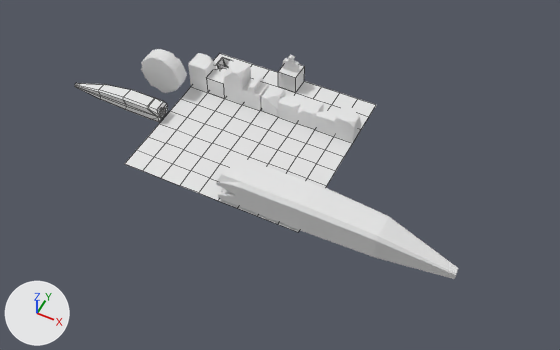
The Blender file Assets/Meshs/CrossyMineMeshs.blend as it was, and as the next commit left it.
Rendered twice from a 50 mm camera at (26.0, -54.5, 53.4) aimed at (4.4, -11.4, -0.4). The axes (+X, +Y, +Z) are drawn at lower left. The lights are the same throughout. Mesh edges are drawn as thin lines on the coarser meshes.

Script lines for the objects in view, before the commit:
```python
me_cube_008 = bpy.data.meshes.new('Cube.008')
me_cube_008.from_pydata(...)  # 140 vertices, 147 faces; spans x -18.6..3.0, y -1.7..1.7, z -1.8..1.6
me_cube_010 = bpy.data.meshes.new('Cube.010')
me_cube_010.from_pydata(...)  # 100 vertices, 81 faces; spans x -9.0..9.0, y -17.0..1.0, z 0.0
me_cube_012 = bpy.data.meshes.new('Cube.012')
me_cube_012.from_pydata(...)  # 47 vertices, 31 faces; spans x -1.0..1.0, y -1.0..1.01, z -1.0..1.76
ob_field = bpy.data.objects.new('Field', me_cube_010)
ob_field.location = (0.0, 0.0, 0.0)
ob_huge_monster_1 = bpy.data.objects.new('Huge Monster 1', me_cube_008)
ob_huge_monster_1.location = (3.98, -15.32, 1.81)
ob_huge_monster_1.rotation_euler = (0.0, 0.0, 3.142)  # degrees (0, 0, 180)
ob_one_square_001 = bpy.data.objects.new('One square.001', me_cube_012)
ob_one_square_001.location = (-2.0, -4.0, 1.0)
ob_one_square_001.scale = (1.0, 0.996, 1.0)
# also in view: 'One square.006' at (-4.0, -4.0, 1.9); 'One square.004' at (0.0, -4.0, 1.0); 'One square.003' at (-6.0, -4.0, 1.0); 'One square.002' at (-8.0, -4.0, 1.5); 'One square.008' at (4.0, -4.0, 1.0)
```
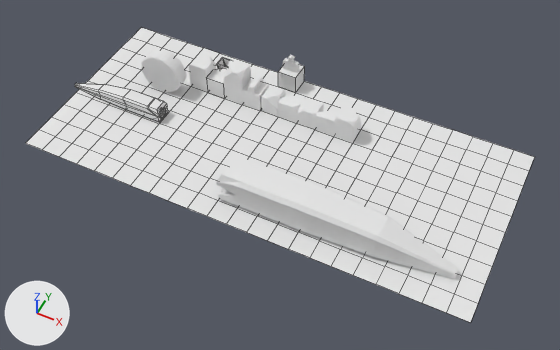
Patch to the scene script:
```diff
--- a/Assets/Meshs/CrossyMineMeshs.blend.py
+++ b/Assets/Meshs/CrossyMineMeshs.blend.py
@@ me_cube_010 @@
 # used by ob_field; location = (0.0, 0.0, 0.0)
-me_cube_010.from_pydata(...)  # 100 vertices, 81 faces; spans x -9.0..9.0, y -17.0..1.0, z 0.0
+me_cube_010.from_pydata(...)  # 253 vertices, 220 faces; spans x -19.0..25.0, y -19.0..1.0, z 0.0
+# me_cube_010 part 1
+# 10 new vertices lie (-2.0, 0.0, 0.0) away from vertices in x -9.0, y -17.0..1.0, z 0.0
+# 11 new vertices lie (0.0, -2.0, 0.0) away from vertices in x -11.0..9.0, y -17.0, z 0.0
+# 11 new vertices lie (-2.0, 0.0, 0.0) away from vertices in x -11.0, y -19.0..1.0, z 0.0
+# 11 new vertices lie (-2.0, 0.0, 0.0) away from vertices in x -13.0, y -19.0..1.0, z 0.0
+# 11 new vertices lie (-2.0, 0.0, 0.0) away from vertices in x -15.0, y -19.0..1.0, z 0.0
+# 11 new vertices lie (-2.0, 0.0, 0.0) away from vertices in x -17.0, y -19.0..1.0, z 0.0
+# 11 new vertices lie (2.0, 0.0, 0.0) away from vertices in x 9.0, y -19.0..1.0, z 0.0
+# 11 new vertices lie (2.0, 0.0, 0.0) away from vertices in x 11.0, y -19.0..1.0, z 0.0
+# 11 new vertices lie (2.0, 0.0, 0.0) away from vertices in x 13.0, y -19.0..1.0, z 0.0
+# 11 new vertices lie (2.0, 0.0, 0.0) away from vertices in x 15.0, y -19.0..1.0, z 0.0
+# 11 new vertices lie (2.0, 0.0, 0.0) away from vertices in x 17.0, y -19.0..1.0, z 0.0
+# 11 new vertices lie (2.0, 0.0, 0.0) away from vertices in x 19.0, y -19.0..1.0, z 0.0
+# 11 new vertices lie (2.0, 0.0, 0.0) away from vertices in x 21.0, y -19.0..1.0, z 0.0
+# 11 new vertices lie (2.0, 0.0, 0.0) away from vertices in x 23.0, y -19.0..1.0, z 0.0
+# 139 new faces join them
```

Pixel boxes (x1, y1, x2, y2) of what changed, in the pictures (560 x 350 px):
'Field', reshaped (102% wider, 65% taller): before (125, 54, 376, 232); after (26, 28, 534, 323)
part 1 of me_cube_010, added: after (26, 28, 534, 323)
